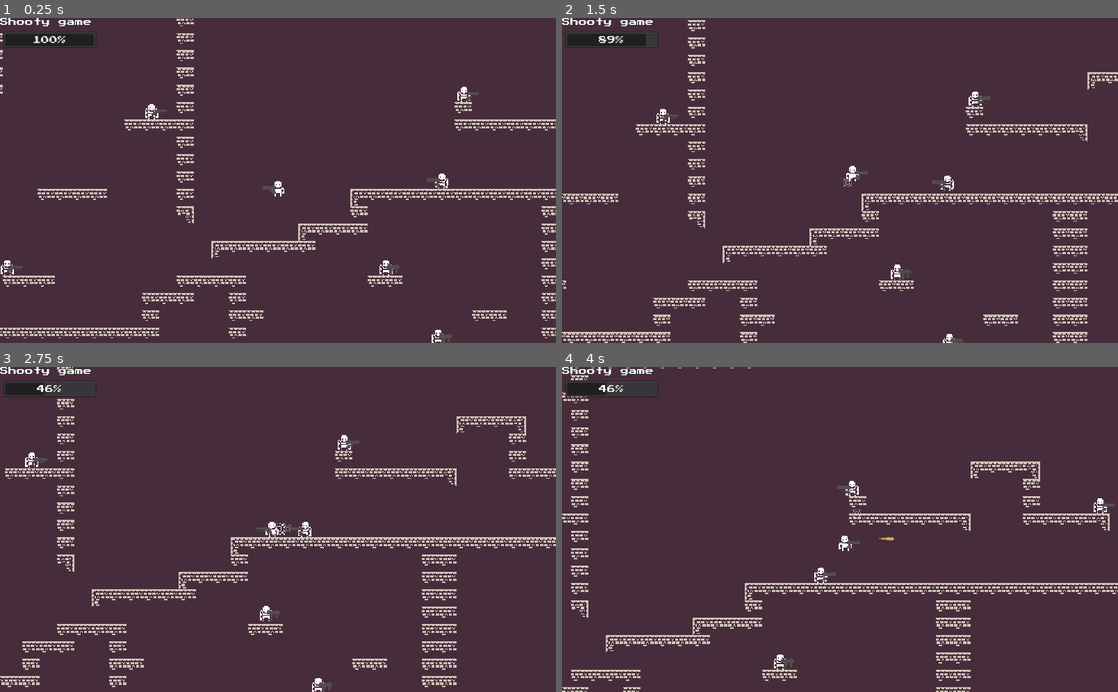
Above: before the commit, frames 1-4 (two rows, left to right).
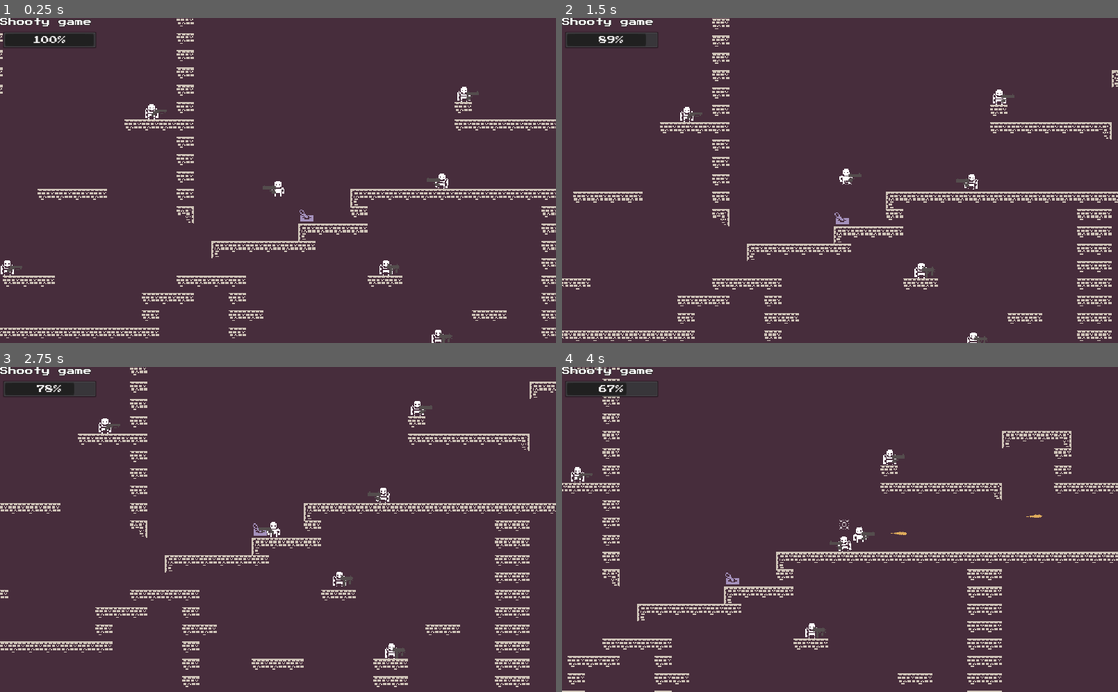
Above: after the commit, the same moments.

Repository: BasicLich/miz-jam-1-entry
Game: Godot game, scene res://Game.tscn
The game is run twice, just before and just after one commit, with the same random seed, the same clock (stepped at 60 frames per second) and the same inputs.
Inputs:
- Up to frame 1 (0.25 s): no input
- Up to frame 2 (1.5 s): tap F at 0.5, 1.25 s; hold S (player_aim_down) 0.53-1.28 s; hold Right (player_right) from 0.53 s (still down); tap Z (player_jump) at 0.77 s; tap W (player_aim_up) at 1.35 s
- Up to frame 3 (2.75 s): tap Z (player_jump) at 1.52 s; tap F at 2 s; release Right (player_right) at 2.03 s; hold Left (player_left) from 2.03 s (still down); tap } (player_next_weapon) at 2.1 s
- Up to frame 4 (4 s): tap F at 2.75, 3.5 s; release Left (player_left) at 2.78 s; hold Right (player_right) from 2.78 s (still down); tap { (player_prev_weapon) at 2.85 s; tap Z (player_jump) at 3.02, 3.77 s; hold X (player_shoot) from 3.53 s (still down)

The runs differ from the first frame. In frame 1, less than 0.1% of the frame differs, in the area x 53-57%, y 58-63%; in frame 2, 8.6%; in frame 3, 9.4%, in the area x 0-100%, y 0-100%; in frame 4, 9.1%.

Commit message:
Swithces/Doors.

Diff:
--- a/Common.gd
+++ b/Common.gd
@@ -5,3 +5,5 @@
 enum {LEFT, RIGHT, STAY}
 
 enum {UP, DOWN, STRAIGHT}
+
+enum {OFF, ON}
--- /dev/null
+++ b/Door.tscn
@@ -0,0 +1,22 @@
+[gd_scene load_steps=4 format=2]
+
+[ext_resource path="res://ColTile16x16.tres" type="Shape2D" id=1]
+[ext_resource path="res://Art/monochrome_transparent.png" type="Texture" id=2]
+
+[sub_resource type="Animation" id=1]
+resource_name = "Open"
+
+[node name="Door" type="KinematicBody2D"]
+z_index = 1
+collision_mask = 0
+
+[node name="CollisionShape2D" type="CollisionShape2D" parent="."]
+shape = ExtResource( 1 )
+
+[node name="Sprite" type="Sprite" parent="."]
+texture = ExtResource( 2 )
+region_enabled = true
+region_rect = Rect2( 102, 170, 16, 16 )
+
+[node name="AnimationPlayer" type="AnimationPlayer" parent="."]
+anims/Open = SubResource( 1 )
--- a/Level0.tscn
+++ b/Level0.tscn
@@ -1,10 +1,11 @@
-[gd_scene load_steps=6 format=2]
+[gd_scene load_steps=7 format=2]
 
 [ext_resource path="res://ShotgunGuy.tscn" type="PackedScene" id=1]
 [ext_resource path="res://SubmachineGunGuy.tscn" type="PackedScene" id=2]
 [ext_resource path="res://Tileset.tres" type="TileSet" id=3]
 [ext_resource path="res://Player.tscn" type="PackedScene" id=4]
 [ext_resource path="res://Guy.tscn" type="PackedScene" id=5]
+[ext_resource path="res://Switch.tscn" type="PackedScene" id=6]
 
 [node name="Level" type="TileMap"]
 tile_set = ExtResource( 3 )
@@ -44,3 +45,6 @@
 
 [node name="SMGGuy3" parent="." instance=ExtResource( 2 )]
 position = Vector2( 623.071, 391.425 )
+
+[node name="Switch" parent="." instance=ExtResource( 6 )]
+position = Vector2( 440, 232 )
--- a/Projectile.gd
+++ b/Projectile.gd
@@ -25,6 +25,10 @@
 		if not col.collider.is_in_group(team):
 			needToDestroy = true
 
+		if col.collider is Switch:
+			needToDestroy = true
+			col.collider.toggle()
+
 		if needToDestroy:
 			var s := sparkClass.instance() as Sprite
 			s.position = col.position
--- /dev/null
+++ b/Switch.gd
@@ -0,0 +1,19 @@
+extends StaticBody2D
+
+class_name Switch
+
+export var state = Common.OFF
+
+func _ready():
+	_update()
+
+func _update():
+	$On.visible = state == Common.ON
+	$Off.visible = state == Common.OFF
+
+func toggle():
+	if state == Common.ON:
+		state = Common.OFF
+	else:
+		state = Common.ON
+	_update()
--- /dev/null
+++ b/Switch.tscn
@@ -0,0 +1,23 @@
+[gd_scene load_steps=4 format=2]
+
+[ext_resource path="res://Switch.gd" type="Script" id=1]
+[ext_resource path="res://ColTile16x16.tres" type="Shape2D" id=2]
+[ext_resource path="res://Art/monochrome_transparent.png" type="Texture" id=3]
+
+[node name="Switch" type="StaticBody2D"]
+script = ExtResource( 1 )
+
+[node name="On" type="Sprite" parent="."]
+modulate = Color( 0.643137, 0.568627, 0.737255, 1 )
+texture = ExtResource( 3 )
+region_enabled = true
+region_rect = Rect2( 68, 170, 16, 16 )
+
+[node name="Off" type="Sprite" parent="."]
+modulate = Color( 0.643137, 0.568627, 0.737255, 1 )
+texture = ExtResource( 3 )
+region_enabled = true
+region_rect = Rect2( 51, 170, 16, 16 )
+
+[node name="CollisionShape2D" type="CollisionShape2D" parent="."]
+shape = ExtResource( 2 )
--- a/project.godot
+++ b/project.godot
@@ -34,6 +34,11 @@
 "language": "GDScript",
 "path": "res://Projectile.gd"
 }, {
+"base": "StaticBody2D",
+"class": "Switch",
+"language": "GDScript",
+"path": "res://Switch.gd"
+}, {
 "base": "CanvasLayer",
 "class": "UserInterface",
 "language": "GDScript",
@@ -50,6 +55,7 @@
 "Guy": "",
 "Player": "",
 "Projectile": "",
+"Switch": "",
 "UserInterface": "",
 "Weapon": ""
 }
